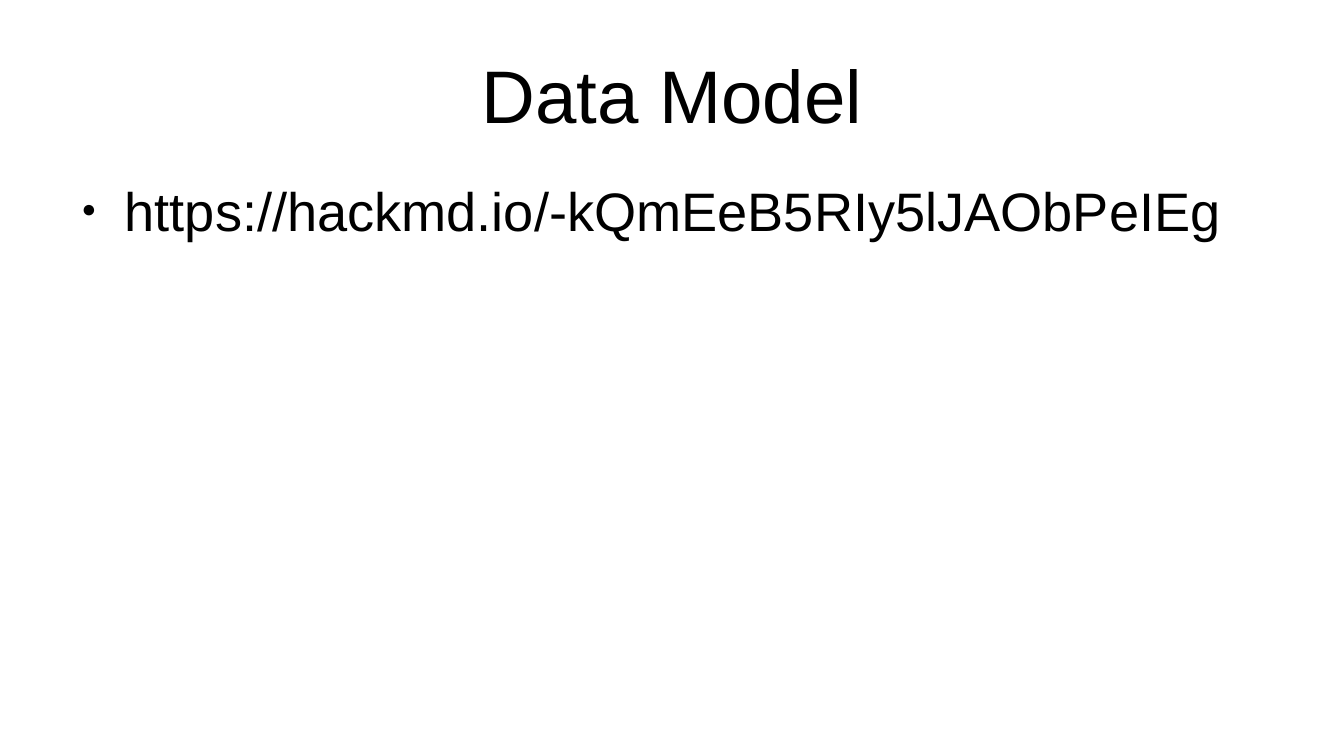
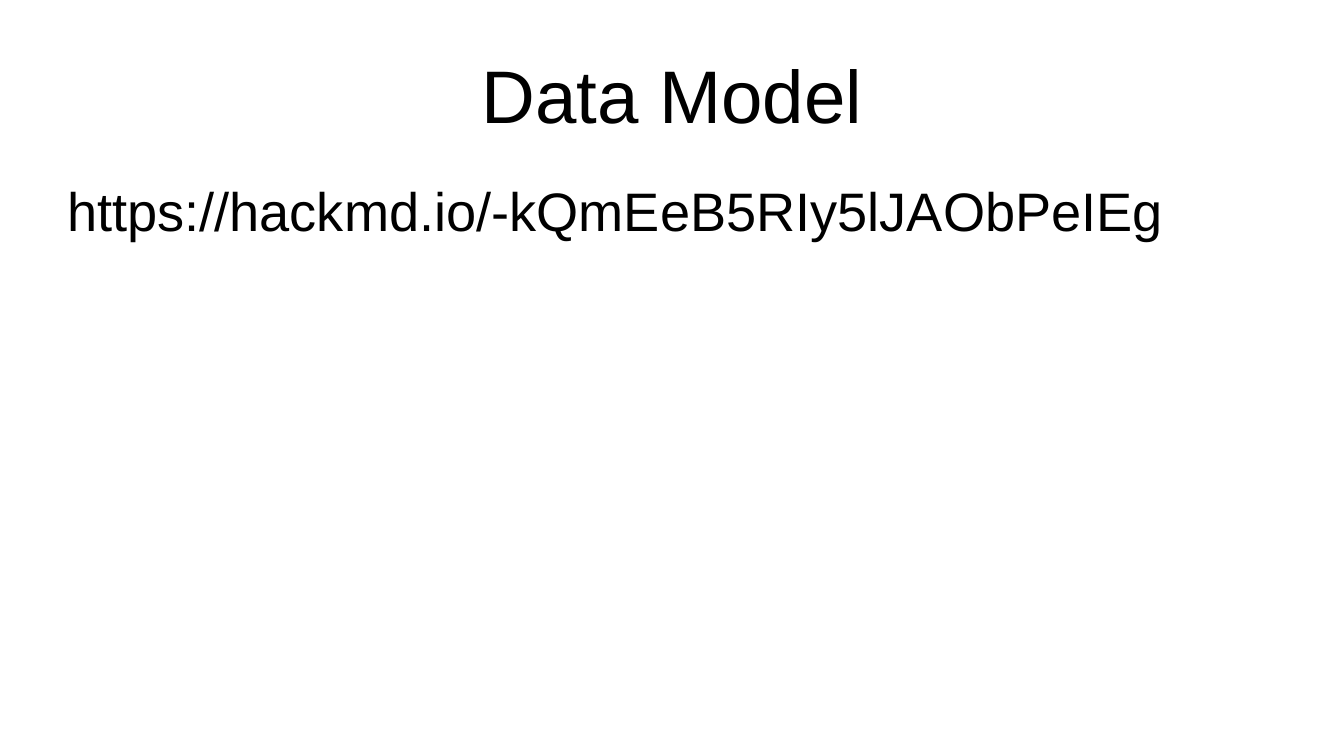
Before and after one commit to EmmaBroudic/Projet-Nooky, a slide deck: slide 14 of Pres.odp. Drawn at 1344x756 pixels with LibreOffice and Linux fonts; fonts in the diff are those of the drawing. Boxes give left, top, right and bottom in pixels: in the first picture for what was removed or moved away, otherwise in the second. Text is boxed around its words. In the diff, an @@ line names an element or a change of style, - is before the commit and + after.

```diff
--- a/Pres.odp
+++ b/Pres.odp
@@ text "https://hackmd.io/-kQmEeB5RIy5lJAObPeIEg" at (x1=67, y1=191, x2=1163, y2=240): bullet ● to none @@
```
Also in this commit, not shown: 4 other slides changed, 1 slide added, 1 other file.
